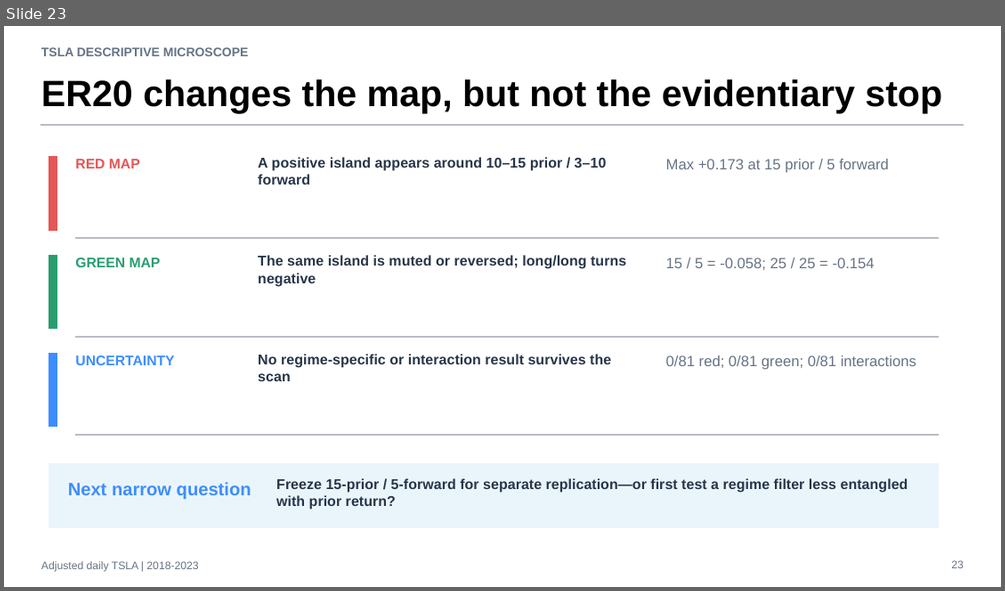
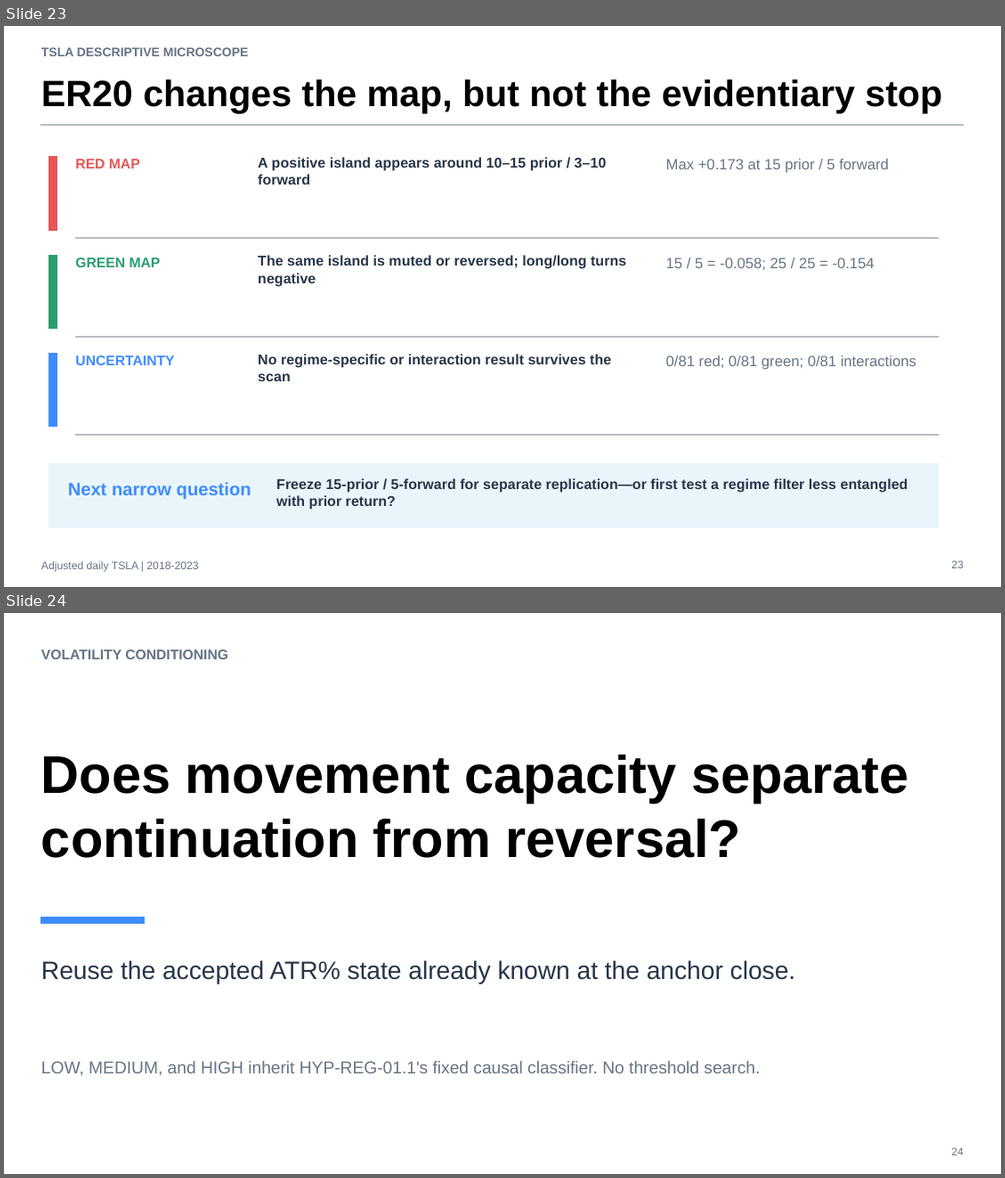
Before and after one commit to Francisc0Franc0/Time-Series-Modeling-Gen5, a slide deck: operator_hypothesis_lab/presentations/tsla_descriptive_microscope_evidence.pptx. Shown one above the other, each under a label of ours: slide 23 before the commit, slides 23 and 24 after it. The pictures are 1005x591 and 1005x1178 pixels, drawn with LibreOffice and Linux fonts; fonts in the diff are those of the drawing. Boxes give left, top, right and bottom in pixels: in the first picture for what was removed or moved away, otherwise in the second. Text is boxed around its words. In the diff, an @@ line names an element or a change of style, - is before the commit and + after.

Commit message:
Condition TSLA return grid on ATR percent states

```diff
--- a/operator_hypothesis_lab/presentations/tsla_descriptive_microscope_evidence.pptx
+++ b/operator_hypothesis_lab/presentations/tsla_descriptive_microscope_evidence.pptx
@@ slide 24 added at box(4, 613, 1001, 1174), background #FFFFFF @@
@@ text added at box(41, 649, 228, 659), 13.5 pt, text #667384, bold @@
+VOLATILITY CONDITIONING
@@ text added at box(41, 755, 909, 858), 51 pt, text #000000, bold @@
+Does movement capacity separate
+continuation from reversal?
@@ rectangle added at box(41, 916, 145, 923), fill #3D8DFF, outline #3D8DFF 0 pt @@
@@ text added at box(41, 960, 796, 984), 24.1 pt, text #273548 @@
+Reuse the accepted ATR% state already known at the anchor close.
@@ text added at box(41, 1061, 760, 1076), 16.5 pt, text #667384 @@
+LOW, MEDIUM, and HIGH inherit HYP-REG-01.1's fixed causal classifier. No threshold search.
@@ text added at box(951, 1147, 963, 1155), 10.5 pt, text #667384 @@
+24
```
Also in this commit, not shown: 6 other slides added, 3 other files.
